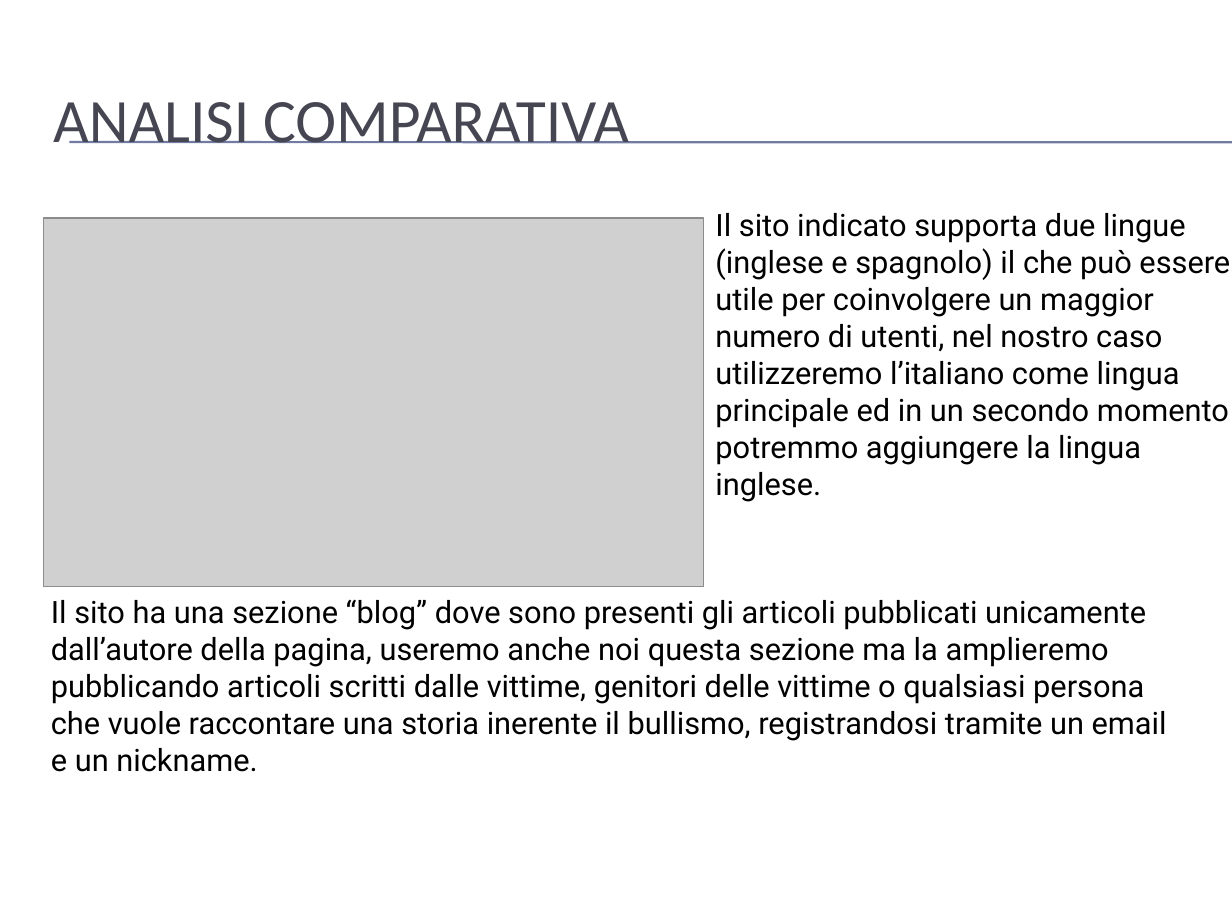
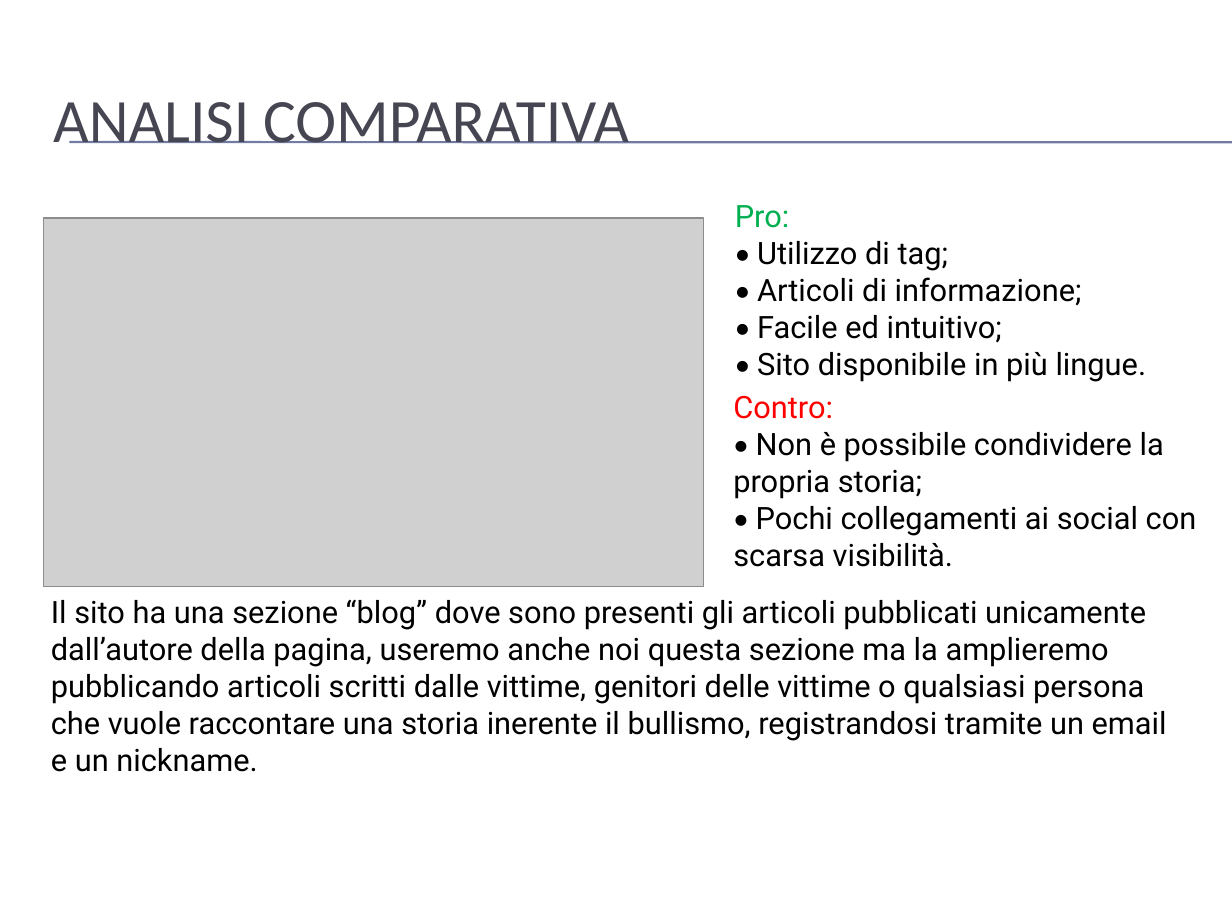
Before and after one commit to mario-santoro/Bullyingless, a slide deck: slide 12 of Assignment n.4/presentazione.pptx (slide 11 before the commit). Drawn at 1232x924 pixels with LibreOffice and Linux fonts; fonts in the diff are those of the drawing; grey boxes stand for pictures; background and template pictures are left out. Boxes give left, top, right and bottom in pixels: in the first picture for what was removed or moved away, otherwise in the second. Text is boxed around its words. In the diff, an @@ line names an element or a change of style, - is before the commit and + after.

```diff
--- a/Assignment n.4/presentazione.pptx
+++ b/Assignment n.4/presentazione.pptx
@@ text added at bbox=[735, 205, 1147, 382], 18 pt, text #000000 @@
+Pro:
+• Utilizzo di tag;
+• Articoli di informazione;
+• Facile ed intuitivo;
+• Sito disponibile in più lingue.
@@ text removed at bbox=[715, 213, 1230, 465] @@
-Il sito indicato supporta due lingue (inglese e spagnolo) il che può essere utile per coinvolgere un maggior numero di utenti, nel nostro caso utilizzeremo l’italiano come lingua principale ed in un secondo momento potremmo aggiungere la lingua inglese.
@@ text added at bbox=[733, 395, 1197, 567], 18 pt, text #000000 @@
+Contro:
+• Non è possibile condividere la propria storia;
+• Pochi collegamenti ai social con scarsa visibilità.
```
Also in this commit, not shown: 2 other slides changed, 1 slide added.
